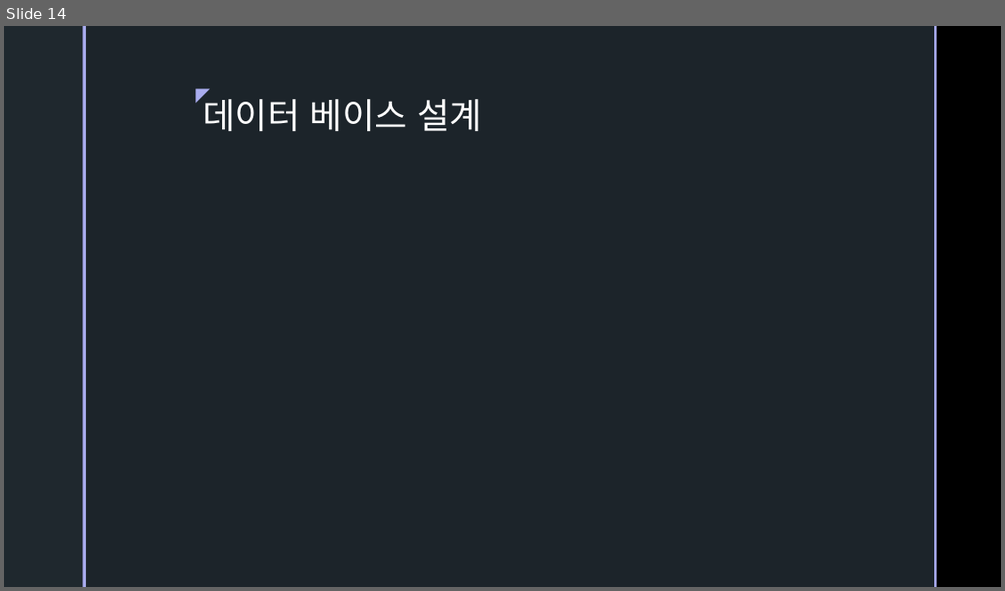
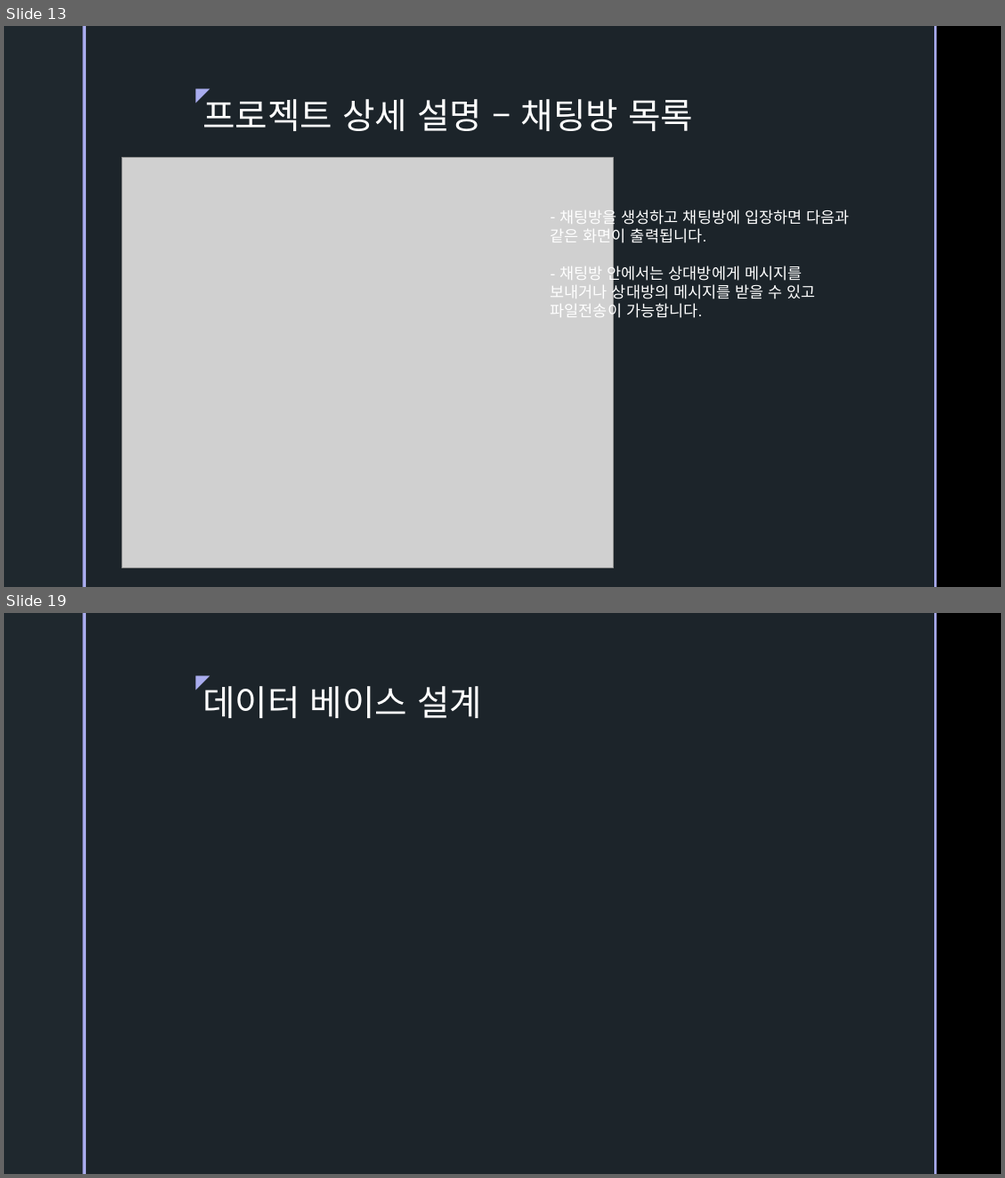
Before and after one commit to ColossusCMS/Team-Project, a slide deck: 보고서 폴더/제출용.pptx. Shown one above the other, each under a label of ours: slide 14 before the commit, slides 13 and 19 after it; the slides between them are not shown. The pictures are 1005x591 and 1005x1178 pixels, drawn with LibreOffice and Linux fonts; fonts in the diff are those of the drawing; grey boxes stand for pictures; background and template pictures are left out. Boxes give left, top, right and bottom in pixels: in the first picture for what was removed or moved away, otherwise in the second. Text is boxed around its words. In the diff, an @@ line names an element or a change of style, - is before the commit and + after.

Commit message:
ui설계 추가, ppt작성, 설계psd파일 수정
ppt에 추가할 ui 설계 이미지 작성,
제출용 ppt 내용 추가 및 수정,
설계용 psd 내용 보강 및 수정

```diff
--- a/보고서 폴더/제출용.pptx
+++ b/보고서 폴더/제출용.pptx
@@ slide 13 added at (4,26,1001,587), background picture (left out); not listed: 5 template elements that a slide beside it also shows @@
@@ title added at (202,93,693,131), 34 pt, text #FFFFFF @@
+프로젝트 상세 설명 – 채팅방 목록
@@ picture added at (121,158,614,567) @@
@@ text added at (550,207,849,321), 15 pt, text #FFFFFF @@
+– 채팅방을 생성하고 채팅방에 입장하면 다음과 같은 화면이 출력됩니다.
+- 채팅방 안에서는 상대방에게 메시지를 보내거나 상대방의 메시지를 받을 수 있고 파일전송이 가능합니다.
@@ what was slide 14 is now slide 19 @@
```
Also in this commit, not shown: 6 slides changed, 4 other slides added, 19 other files.
